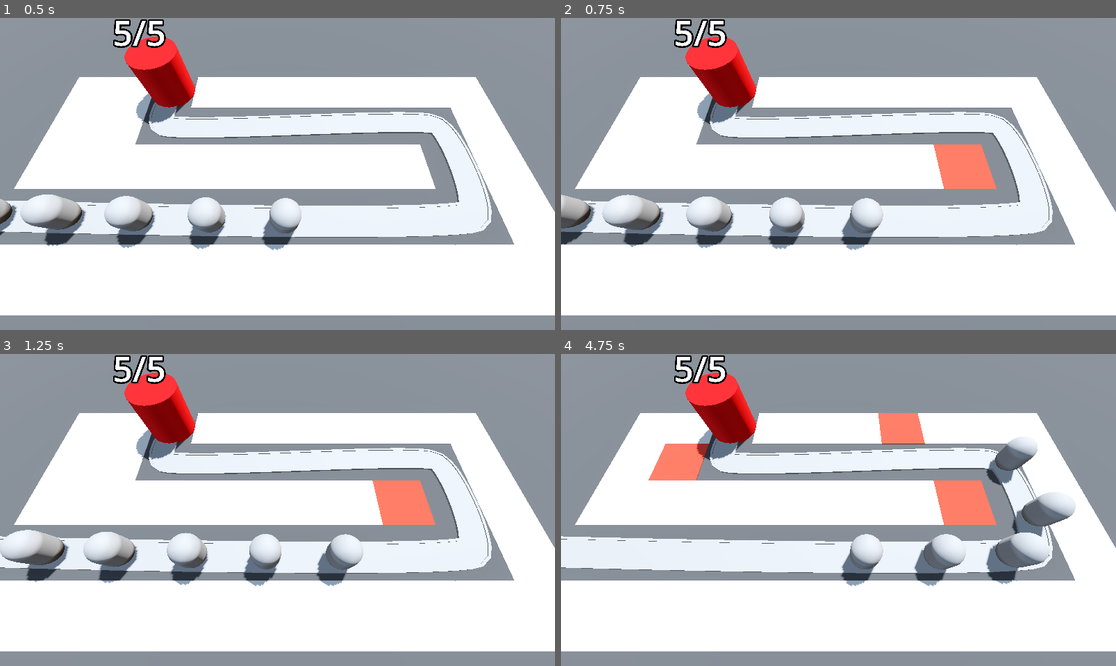
Above: before the commit, frames 1-4 (two rows, left to right).
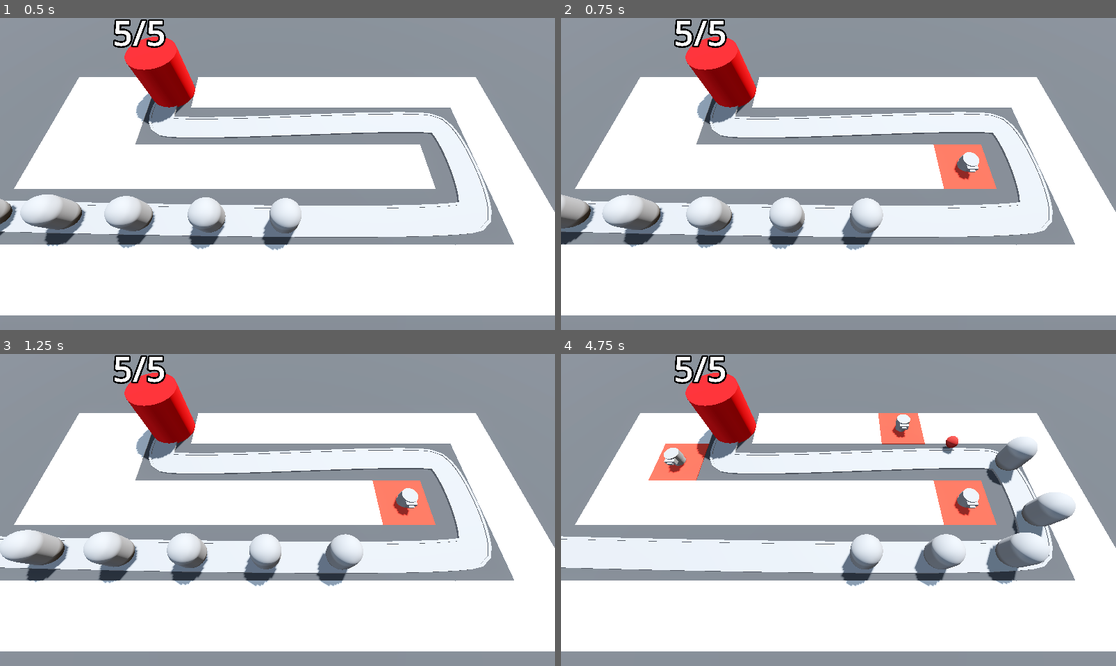
Above: after the commit, the same moments.

Repository: CoolGeorge12/Barbarian-Blaster
Game: Godot game, scene res://BaseLevel.tscn
Two runs of this game, one before a commit and one after it. Both use one fixed random seed, a clock stepped at 60 frames per second and the inputs below.
Inputs (mouse positions are in pixels of both pictures, inside the frame that each line leads up to):
- Up to frame 1 (0.5 s): no input
- Up to frame 2 (0.75 s): move the mouse to (960, 158) at 0.52 s; press the mouse at (960, 158) at 0.53 s
- Up to frame 3 (1.25 s): no input
- Up to frame 4 (4.75 s): move the mouse to (727, 525) at 1.27 s; release the mouse at (727, 525) at 1.28 s; click (727, 525) at 1.35 s; move the mouse to (894, 441) at 2.02 s; press the mouse at (894, 441) at 2.03 s; move the mouse to (810, 572) at 2.77 s; release the mouse at (810, 572) at 2.78 s; click (810, 572) at 2.85 s; move the mouse to (1005, 556) at 3.52 s; press the mouse at (1005, 556) at 3.53 s; move the mouse to (672, 463) at 4.27 s; release the mouse at (672, 463) at 4.28 s; click (672, 463) at 4.35 s

Frame 1 is identical in both runs. In frame 2, 0.3% of the frame differs, in the area x 70-76%, y 42-52%; in frame 3, 0.3%; in frame 4, 0.8%, in the area x 18-76%, y 19-52%.

Commit message:
Add turret system and placement integration
Introduce a turret system: add Turret scene and script, Projectile scene and script, and a TurretManager to spawn turrets. RayPickerCamera now exposes a turret_manager reference and calls turret_manager.build_turret when placing tiles. BaseLevel.tscn updated to include a TurretManager node (with a reference to the turret PackedScene and the enemy Path3D). Turret uses a Timer to instantiate projectiles; Projectile moves forward and auto-frees. Also include minor transform precision adjustment in BaseLevel.

Diff:
--- a/barbarian-blaster/BaseLevel.tscn
+++ b/barbarian-blaster/BaseLevel.tscn
@@ -4,6 +4,8 @@
 [ext_resource type="MeshLibrary" uid="uid://dv2otq5whsnym" path="res://MeshLibraries/SpaceLibrary.tres" id="1_lvb7b"]
 [ext_resource type="PackedScene" uid="uid://fvik1km2f5l8" path="res://Enemy/enemy.tscn" id="2_5x8ra"]
 [ext_resource type="PackedScene" uid="uid://dmp15xq1xg24g" path="res://Base/base.tscn" id="3_o2j4u"]
+[ext_resource type="Script" uid="uid://bsjogxvyjj8tp" path="res://turret_manager.gd" id="5_cwwxe"]
+[ext_resource type="PackedScene" uid="uid://dbspp2x4poqh7" path="res://Turret/turret.tscn" id="6_ufkdr"]
 
 [sub_resource type="ProceduralSkyMaterial" id="ProceduralSkyMaterial_dq0bh"]
 sky_horizon_color = Color(0.66224277, 0.6717428, 0.6867428, 1)
@@ -42,8 +44,9 @@
 size = Vector3(100, 2, 100)
 material = SubResource("StandardMaterial3D_lvb7b")
 
-[node name="RayPickerCamera" parent="." unique_id=1495407196 node_paths=PackedStringArray("gridmap") instance=ExtResource("1_knq2t")]
+[node name="RayPickerCamera" parent="." unique_id=1495407196 node_paths=PackedStringArray("gridmap", "turret_manager") instance=ExtResource("1_knq2t")]
 gridmap = NodePath("../GridMap")
+turret_manager = NodePath("../TurretManager")
 
 [node name="GridMap" type="GridMap" parent="." unique_id=1771084323]
 mesh_library = ExtResource("1_lvb7b")
@@ -99,7 +102,7 @@
 path_joined = false
 
 [node name="Enemy" parent="Path3D" unique_id=1869172133 instance=ExtResource("2_5x8ra")]
-transform = Transform3D(-0.028559433, 0, -0.99958, 0, 1, 0, 0.99958, 0, -0.028559433, -22, 0, 6)
+transform = Transform3D(-0.028559428, 0, -0.9995798, 0, 1, 0, 0.9995798, 0, -0.028559428, -22, 0, 6)
 
 [node name="Enemy2" parent="Path3D" unique_id=238428744 instance=ExtResource("2_5x8ra")]
 transform = Transform3D(-0.024007645, 0, -0.99970037, 0, 1, 0, 0.99970037, 0, -0.024007645, -17.001804, 0, 6.1290264)
@@ -119,3 +122,8 @@
 
 [node name="Base" parent="." unique_id=1860739295 instance=ExtResource("3_o2j4u")]
 transform = Transform3D(1, 0, 0, 0, 1, 0, 0, 0, 1, -10, 0, -6)
+
+[node name="TurretManager" type="Node3D" parent="." unique_id=1873864444 node_paths=PackedStringArray("enemy_path")]
+script = ExtResource("5_cwwxe")
+turret = ExtResource("6_ufkdr")
+enemy_path = NodePath("../Path3D")
--- a/barbarian-blaster/RayPickerCamera/ray_picker_camera.gd
+++ b/barbarian-blaster/RayPickerCamera/ray_picker_camera.gd
@@ -1,6 +1,7 @@
 extends Camera3D
 
 @export var gridmap: GridMap
+@export var turret_manager: Node3D
 
 @onready var ray_cast_3d: RayCast3D = $RayCast3D
 
@@ -19,5 +20,7 @@
 				var cell = gridmap.local_to_map(collision_point)
 				if gridmap.get_cell_item(cell) == 0:
 					gridmap.set_cell_item(cell, 1)
+					var tile_position = gridmap.map_to_local(cell)
+					turret_manager.build_turret(tile_position)
 	else:
 		Input.set_default_cursor_shape(Input.CURSOR_ARROW)
--- /dev/null
+++ b/barbarian-blaster/Turret/projectile.gd
@@ -0,0 +1,12 @@
+extends Area3D
+
+var direction := Vector3.FORWARD
+
+@export var speed := 30.0
+
+func _physics_process(delta: float) -> void:
+	position += direction * speed * delta
+
+
+func _on_timer_timeout() -> void:
+	queue_free()
--- /dev/null
+++ b/barbarian-blaster/Turret/projectile.tscn
@@ -0,0 +1,28 @@
+[gd_scene format=3 uid="uid://die1ae8f8t1ld"]
+
+[ext_resource type="Script" uid="uid://xu23g0vt3xat" path="res://Turret/projectile.gd" id="1_sxav3"]
+
+[sub_resource type="StandardMaterial3D" id="StandardMaterial3D_tp1dm"]
+albedo_color = Color(0.6666667, 0.15686275, 0.1254902, 1)
+
+[sub_resource type="SphereMesh" id="SphereMesh_sxav3"]
+material = SubResource("StandardMaterial3D_tp1dm")
+
+[sub_resource type="SphereShape3D" id="SphereShape3D_3nq0t"]
+
+[node name="Projectile" type="Area3D" unique_id=1984255921]
+top_level = true
+script = ExtResource("1_sxav3")
+
+[node name="MeshInstance3D" type="MeshInstance3D" parent="." unique_id=757247937]
+mesh = SubResource("SphereMesh_sxav3")
+
+[node name="CollisionShape3D" type="CollisionShape3D" parent="." unique_id=521183158]
+shape = SubResource("SphereShape3D_3nq0t")
+
+[node name="Timer" type="Timer" parent="." unique_id=530208181]
+wait_time = 2.0
+one_shot = true
+autostart = true
+
+[connection signal="timeout" from="Timer" to="." method="_on_timer_timeout"]
--- /dev/null
+++ b/barbarian-blaster/Turret/turret.gd
@@ -0,0 +1,16 @@
+extends Node3D
+
+@export var projectile: PackedScene
+
+var enemy_path: Path3D
+
+@onready var turret_top: MeshInstance3D = $TurretBase/TurretTop
+
+func _physics_process(delta: float) -> void:
+	pass
+
+
+func _on_timer_timeout() -> void:
+	var shot = projectile.instantiate()
+	add_child(shot)
+	shot.global_position = turret_top.global_position
--- /dev/null
+++ b/barbarian-blaster/Turret/turret.tscn
@@ -0,0 +1,43 @@
+[gd_scene format=3 uid="uid://dbspp2x4poqh7"]
+
+[ext_resource type="Script" uid="uid://d24uj6pu3cwei" path="res://Turret/turret.gd" id="1_5kpma"]
+[ext_resource type="PackedScene" uid="uid://die1ae8f8t1ld" path="res://Turret/projectile.tscn" id="2_djkev"]
+
+[sub_resource type="CylinderMesh" id="CylinderMesh_cb20n"]
+height = 1.0
+
+[sub_resource type="CylinderMesh" id="CylinderMesh_5kpma"]
+top_radius = 0.6
+bottom_radius = 0.6
+height = 0.6
+
+[sub_resource type="BoxMesh" id="BoxMesh_cb20n"]
+size = Vector3(0.8, 0.4, 0.4)
+
+[sub_resource type="BoxMesh" id="BoxMesh_5kpma"]
+size = Vector3(0.394, 0.199, 0.482)
+
+[node name="Turret" type="Node3D" unique_id=1838006061]
+script = ExtResource("1_5kpma")
+projectile = ExtResource("2_djkev")
+
+[node name="TurretBase" type="MeshInstance3D" parent="." unique_id=835846448]
+transform = Transform3D(1, 0, 0, 0, 1, 0, 0, 0, 1, 0, 0.5, 0)
+mesh = SubResource("CylinderMesh_cb20n")
+
+[node name="TurretTop" type="MeshInstance3D" parent="TurretBase" unique_id=1292247534]
+transform = Transform3D(1, 0, 0, 0, 1, 0, 0, 0, 1, 0, 0.3, 0)
+mesh = SubResource("CylinderMesh_5kpma")
+
+[node name="Visor" type="MeshInstance3D" parent="TurretBase/TurretTop" unique_id=29181279]
+transform = Transform3D(1, 0, 0, 0, 1, 0, 0, 0, 1, 0, 0, 0.6)
+mesh = SubResource("BoxMesh_cb20n")
+
+[node name="Barrel" type="MeshInstance3D" parent="TurretBase/TurretTop/Visor" unique_id=1269233942]
+transform = Transform3D(1, 0, 0, 0, 1, 0, 0, 0, 1, 0, 0, 0.100000024)
+mesh = SubResource("BoxMesh_5kpma")
+
+[node name="Timer" type="Timer" parent="." unique_id=505050844]
+autostart = true
+
+[connection signal="timeout" from="Timer" to="." method="_on_timer_timeout"]
--- /dev/null
+++ b/barbarian-blaster/turret_manager.gd
@@ -0,0 +1,10 @@
+extends Node3D
+
+@export var turret: PackedScene
+@export var enemy_path: Path3D
+
+func build_turret(turret_position: Vector3) -> void:
+	var new_turret = turret.instantiate()
+	add_child(new_turret)
+	new_turret.global_position = turret_position
+	new_turret.enemy_path = enemy_path
Not shown, added: barbarian-blaster/Turret/projectile.gd.uid
Not shown, added: barbarian-blaster/Turret/turret.gd.uid
Not shown, added: barbarian-blaster/turret_manager.gd.uid
